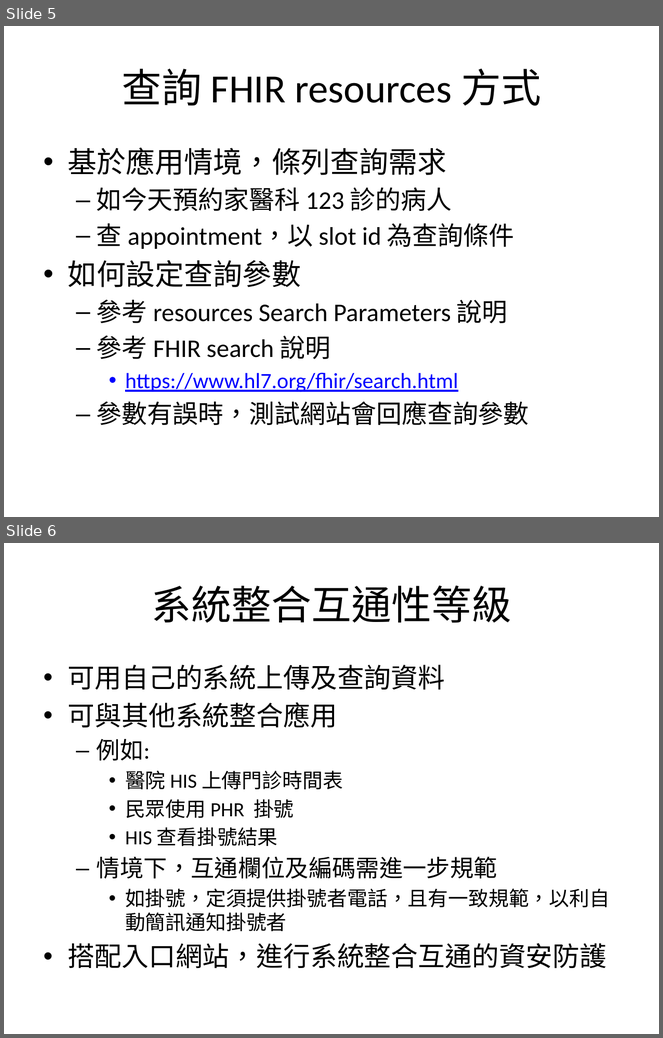
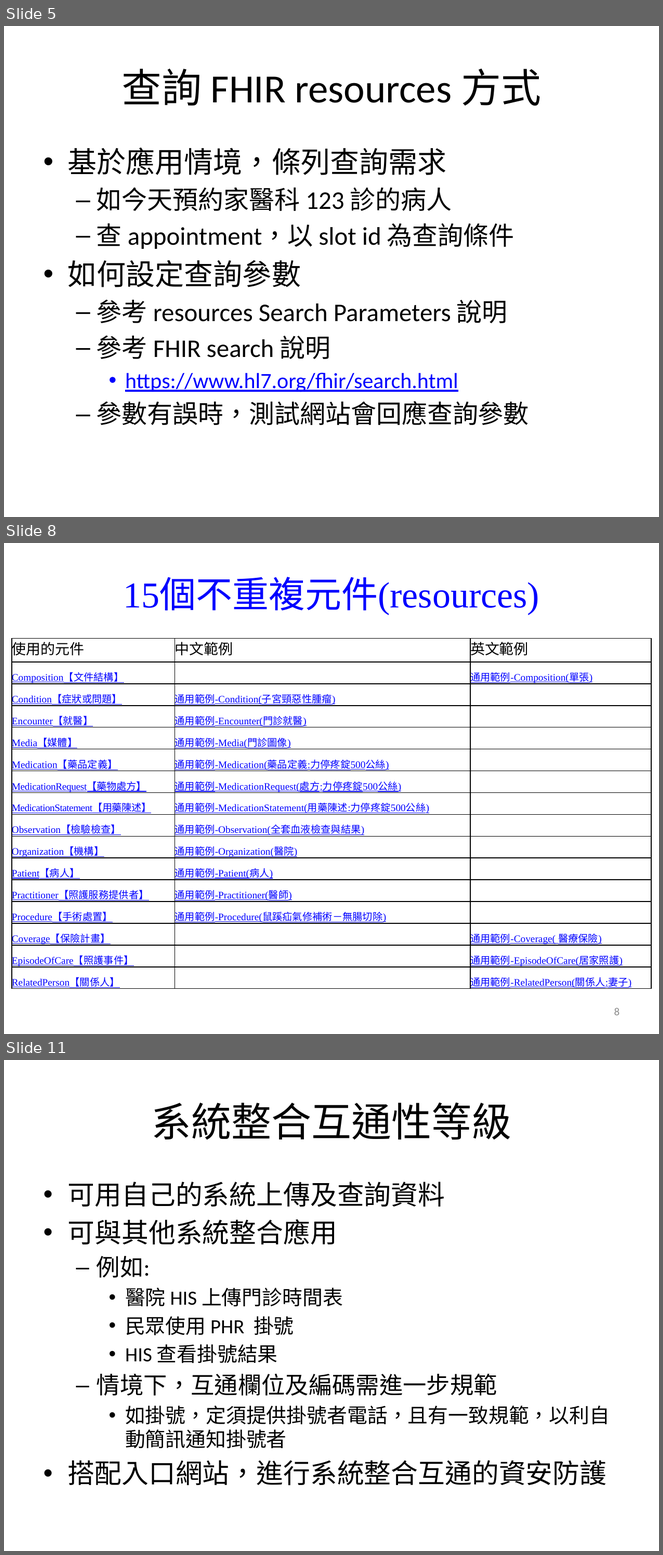
Before and after one commit to mos2718/FHIRspec, a slide deck: Spec/FHIR-BeginnerDevGuide.pptx. Shown one above the other, each under a label of ours: slides 5 and 6 before the commit, slides 5, 8 and 11 after it; the slides between them are not shown. The pictures are 663x1038 and 663x1555 pixels, drawn with LibreOffice and Linux fonts; fonts in the diff are those of the drawing. Boxes give left, top, right and bottom in pixels: in the first picture for what was removed or moved away, otherwise in the second. Text is boxed around its words. In the diff, an @@ line names an element or a change of style, - is before the commit and + after.

```diff
--- a/Spec/FHIR-BeginnerDevGuide.pptx
+++ b/Spec/FHIR-BeginnerDevGuide.pptx
@@ slide 8 added at [4, 543, 659, 1034], background #FFFFFF @@
@@ text added at [124, 579, 540, 614], 40 pt, text #0000FF @@
+15個不重複元件(resources)
@@ table added at [12, 639, 651, 991], 16 rows, 3 columns @@
+使用的元件 | 中文範例 | 英文範例
+Composition【文件結構】 |  | 通用範例-Composition(單張)
+Condition【症狀或問題】 | 通用範例-Condition(子宮頸惡性腫瘤) | 
+Encounter【就醫】 | 通用範例-Encounter(門診就醫) | 
+Media【媒體】 | 通用範例-Media(門診圖像) | 
+Medication【藥品定義】 | 通用範例-Medication(藥品定義:力停疼錠500公絲) | 
+MedicationRequest【藥物處方】 | 通用範例-MedicationRequest(處方:力停疼錠500公絲) | 
+MedicationStatement【用藥陳述】 | 通用範例-MedicationStatement(用藥陳述:力停疼錠500公絲) | 
+Observation【檢驗檢查】 | 通用範例-Observation(全套血液檢查與結果) | 
+Organization【機構】 | 通用範例-Organization(醫院) | 
+Patient【病人】 | 通用範例-Patient(病人) | 
+Practitioner【照護服務提供者】 | 通用範例-Practitioner(醫師) | 
+Procedure【手術處置】 | 通用範例-Procedure(鼠蹊疝氣修補術－無腸切除) | 
+Coverage【保險計畫】 |  | 通用範例-Coverage( 醫療保險)
+EpisodeOfCare【照護事件】 |  | 通用範例-EpisodeOfCare(居家照護)
+RelatedPerson【關係人】 |  | 通用範例-RelatedPerson(關係人:妻子)
@@ page number added at [614, 1008, 620, 1016], 12 pt, text #8C8C8C @@
+8
@@ what was slide 6 is now slide 11 @@
```
Also in this commit, not shown: 1 slide changed, 6 other slides added, 1 other file.
